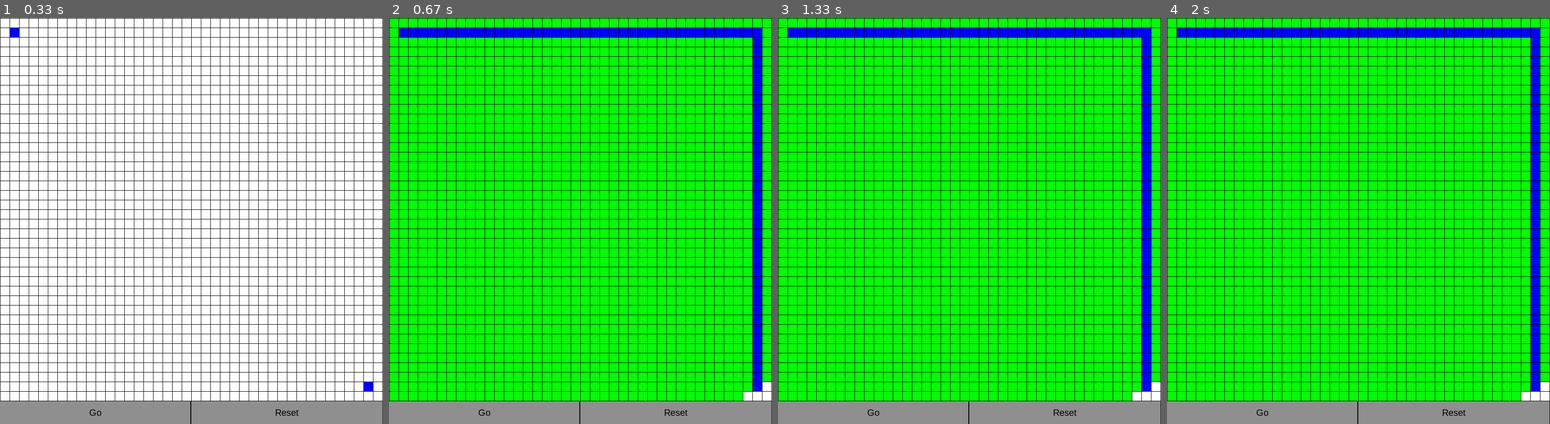
Above: before the commit, frames 1-4 (left to right).
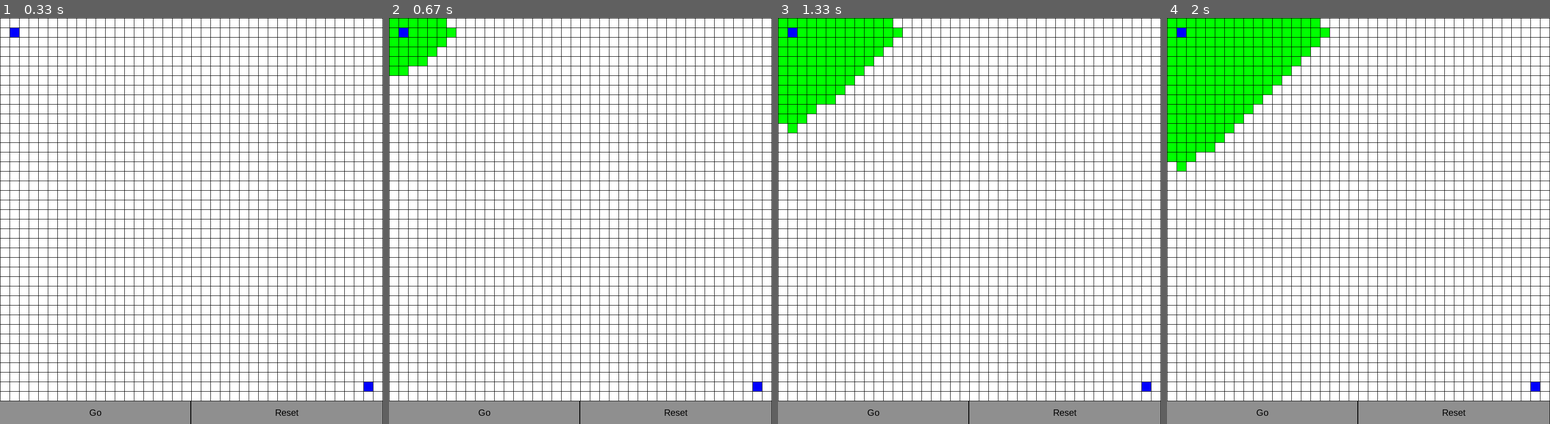
Above: after the commit, the same moments.

Repository: ChrisKneller/pygame-pathfinder
Game: pygame game, started from grid.py
Two runs of this game, one before a commit and one after it. Both use one fixed random seed, a clock stepped at 60 frames per second and the inputs below.
Inputs:
- Up to frame 1 (0.33 s): no input
- Up to frame 2 (0.67 s): click "Go" at 0.38 s
- Up to frame 3 (1.33 s): no input
- Up to frame 4 (2 s): no input

Frame 1 is identical in both runs. In frame 2, 84% of the frame differs, in the area x 0-100%, y 0-95%; in frame 3, 81%; in frame 4, 77%.

Commit message:
Removed some commented out code

Diff:
--- a/grid.py
+++ b/grid.py
@@ -1,7 +1,6 @@
 import pygame
 import asyncio
 import time
-from heapq import heapify, heappush, heappop
 from priority_queue import PrioritySet
 
 # Define some colors
@@ -217,7 +216,6 @@
         # Create the various data structures with speed in mind
         visited_nodes = set()
         unvisited_nodes = set([(x,y) for x in range(n+1) for y in range(n+1)])
-        # distances = {(x,y):float("inf") for x in range(n+1) for y in range(n+1)}
         queue = PrioritySet()
         queue.push(0, start_point)
         v_distances = {}
@@ -226,13 +224,9 @@
         if not goal_node:
             goal_node = (n,n)
         current_distance, current_node = queue.pop()
-
+        start = time.perf_counter()
         # Main algorithm loop
         while current_node != goal_node and len(unvisited_nodes) > 0:
-            # print(f"Testing {current_node} with distance of {current_distance}")
-            # print(f"Current queue is: {queue.show()}")
-            # time.sleep(1)
-
             if current_node in visited_nodes:
                 current_distance, current_node = queue.pop()
                 continue
@@ -283,7 +277,6 @@
 
             # Move the visited node with its distance between the two dicts
             v_distances[current_node] = current_distance
-            # distances, v_distances = dict_move(distances, v_distances, current_node)
 
             # Pygame part: visited nodes mark visited nodes as green
             if (current_node[0],current_node[1]) != start_point:
@@ -302,7 +295,7 @@
                 # then we update the grid with each loop
                 if visualise:
                     pygame.display.update()
-                    time.sleep(0.00001)
+                    time.sleep(0.01)
 
             # Try here in case distances dict is empty
             if len(queue.show()) == 0:
@@ -333,7 +326,6 @@
         elif mazearr[neighbour[0]][neighbour[1]] == 'W':
             visited_nodes.add(neighbour)
             unvisited_nodes.discard(neighbour)
-            # distances, v_distances = dict_move(distances, v_distances, neighbour)
         else:
             if not diags:
                 queue.push(current_distance+1, neighbour)
